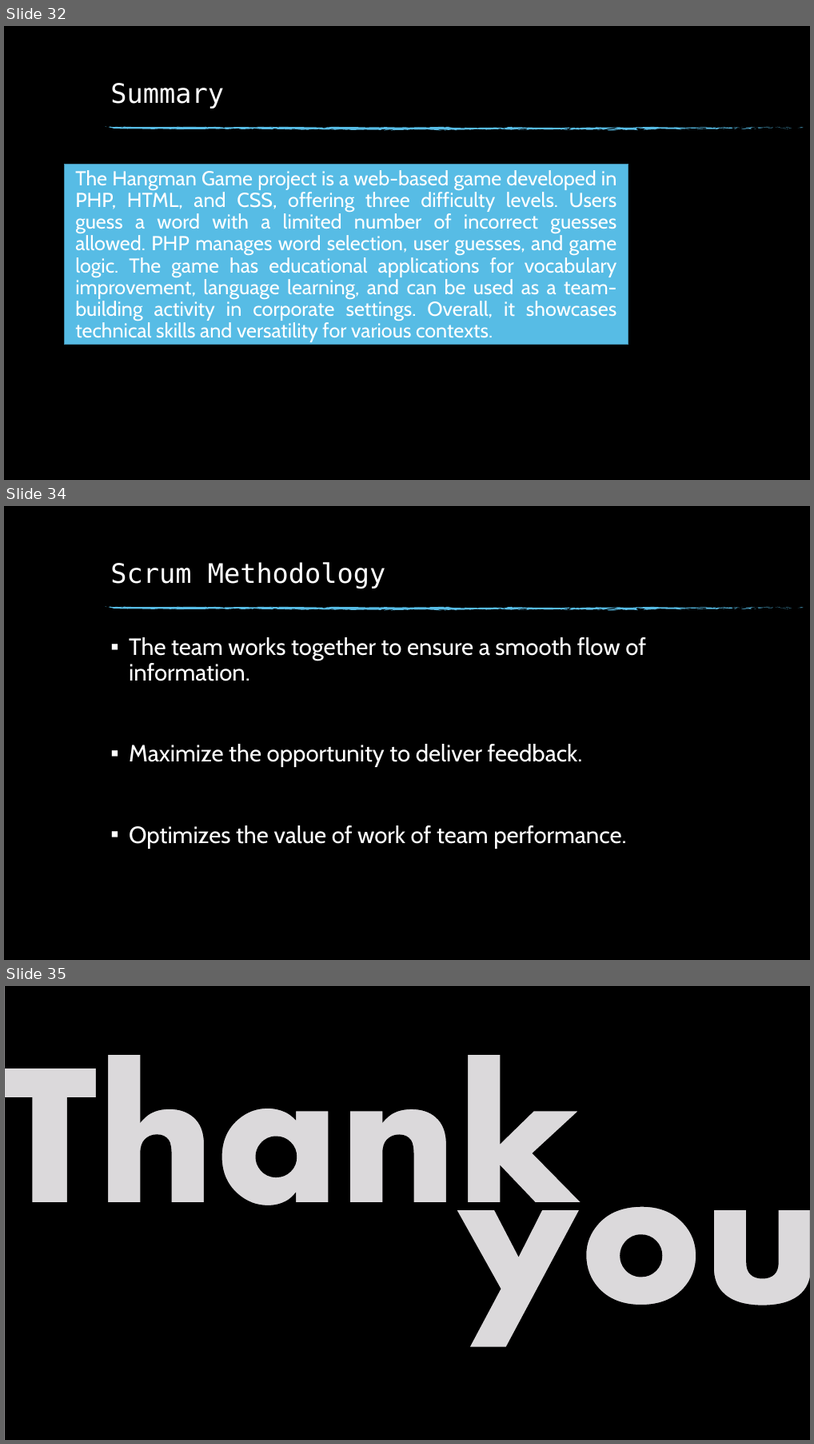
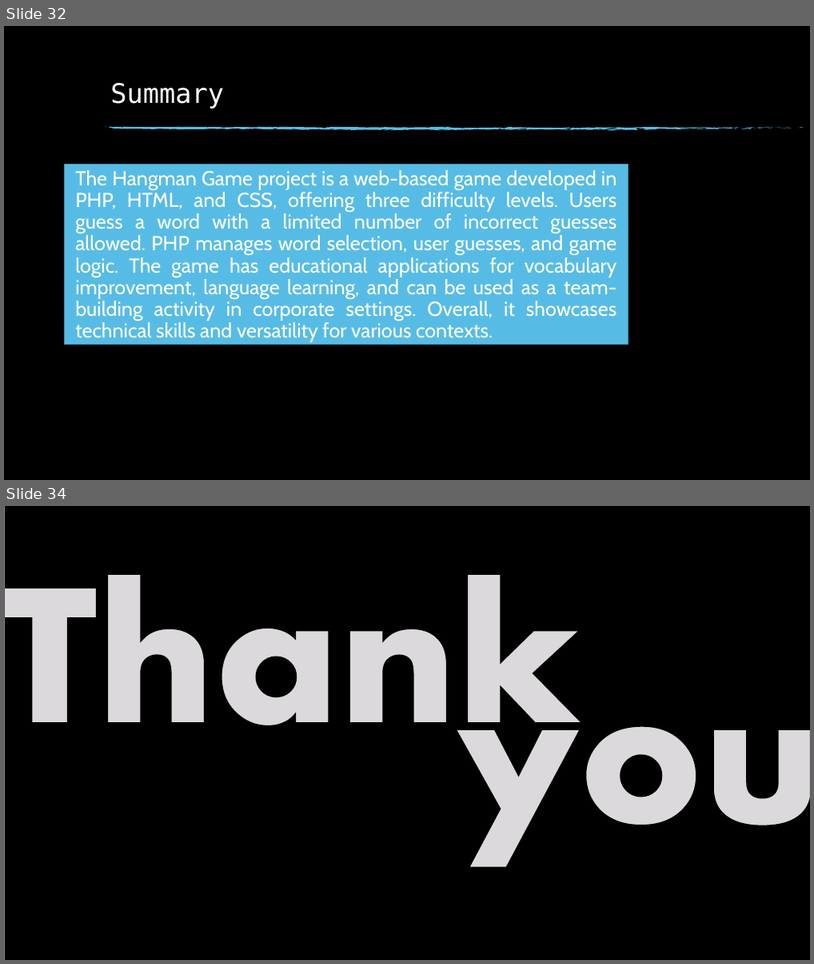
Before and after one commit to JSumlin/Web-Project-2, a slide deck: WEB PROG Project 2.pptx. Shown one above the other, each under a label of ours: slides 32, 34 and 35 before the commit, slides 32 and 34 after it; the slides between them are not shown. The pictures are 814x1444 and 814x964 pixels, drawn with LibreOffice and Linux fonts; fonts in the diff are those of the drawing; background and template pictures are left out. Boxes give left, top, right and bottom in pixels: in the first picture for what was removed or moved away, otherwise in the second. Text is boxed around its words. In the diff, an @@ line names an element or a change of style, - is before the commit and + after.

```diff
--- a/WEB PROG Project 2.pptx
+++ b/WEB PROG Project 2.pptx
@@ slide 34 removed at <box>4,506,810,960</box>, background picture (left out); not listed: 74 template elements that a slide beside it also shows @@
@@ title removed at <box>110,562,386,588</box> @@
-Scrum Methodology
@@ text removed at <box>129,637,646,848</box> @@
-▪ The team works together to ensure a smooth flow of information.
-▪ Maximize the opportunity to deliver feedback.
-▪ Optimizes the value of work of team performance.
@@ what was slide 35 is now slide 34 @@
```
Also in this commit, not shown: 1 slide changed.
